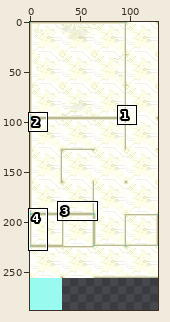
Sprite sheet -- VorlageTiles.png. Above, an overview of the earlier version with the close-up marked.
Close-up. Before the edit:
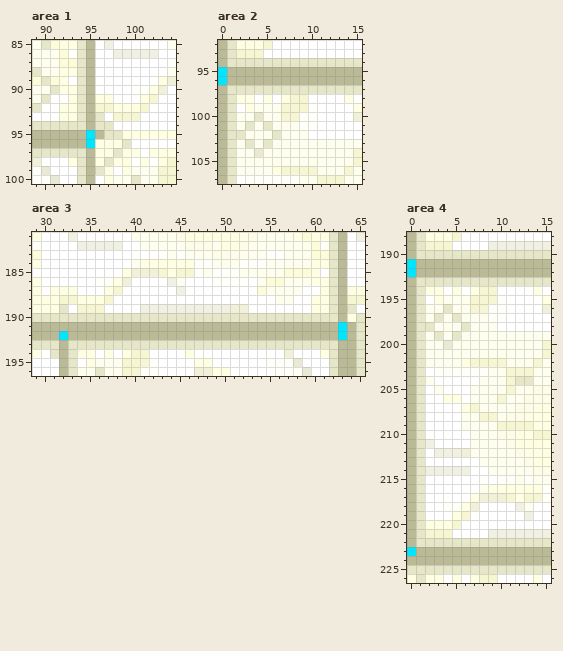
The file is 128x288 pixels. Colours within 5 levels of each other are drawn and written as one. Shown: area 1: x 89..104, y 85..100; area 2: x 0..15, y 92..107; area 3: x 29..65, y 181..196; area 4: x 0..15, y 188..226. The commit also changed other parts of the picture, which this record leaves out.
After the commit:
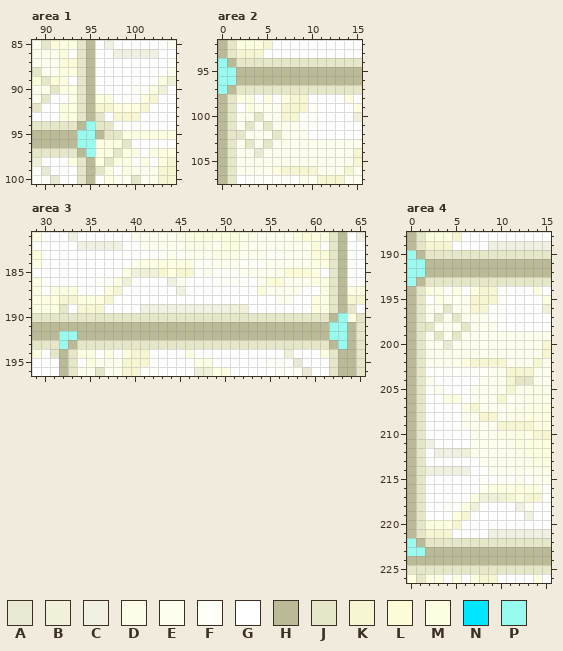
Palette (. is transparent): A #eaead4  B #f1f1da  C #f1f1e3  D #fcfce8  E #fefeee  F #fffff9  G #ffffff  H #baba96  J #e6e6c9  K #f6f6d3  L #fcfcd9  M #fefee2  N #00e6ff  P #99faf0
The exact change:
Area 1:
Colour H replaces colour J in row 94 at x 94; in row 97 at x 94.
Colour P replaces colour H in row 94 at x 95; in rows 95 to 96 at x 94; in row 97 at x 95.
Colour P replaces colour N in rows 95 to 96 at x 95.
Area 2:
Colour H replaces colour J in row 94 at x 1; in row 97 at x 1.
Colour P replaces colour H in row 94 at x 0; in rows 95 to 96 at x 1; in row 97 at x 0.
Colour P replaces colour N in rows 95 to 96 at x 0.
Area 3:
Colour H replaces colour J in row 190 at x 62; in row 193 at x 33 and 62.
Colour P replaces colour H in row 190 at x 63; in row 191 at x 62; in row 192 at x 33 and 62; in row 193 at x 32 and 63.
Colour P replaces colour N in row 191 at x 63; in row 192 at x 32 and 63.
Area 4:
Colour H replaces colour J in row 190 at x 1; in row 193 at x 1; in row 222 at x 1.
Colour P replaces colour H in row 190 at x 0; in rows 191 to 192 at x 1; in row 193 at x 0; in row 222 at x 0; in row 223 at x 1.
Colour P replaces colour N in rows 191 to 192 at x 0; in row 223 at x 0.
